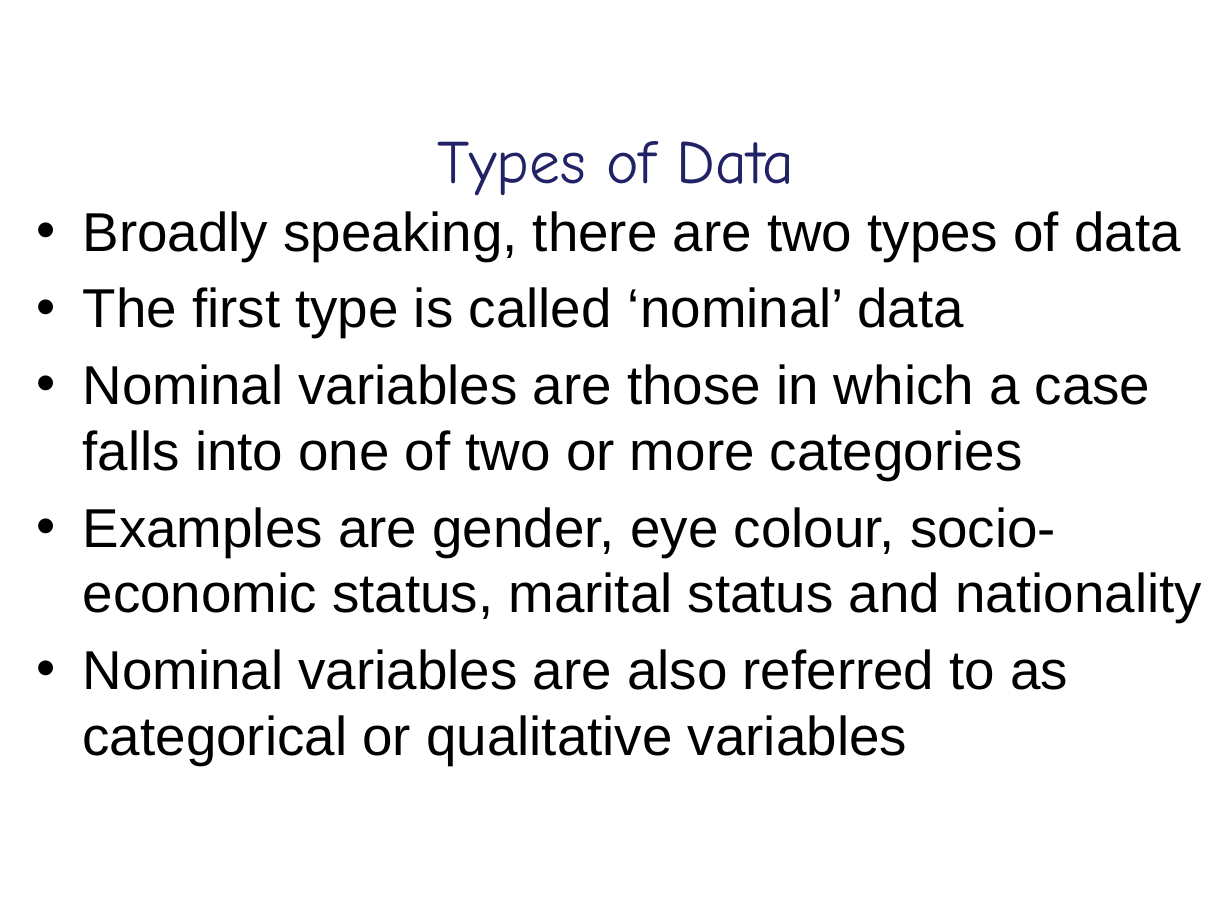
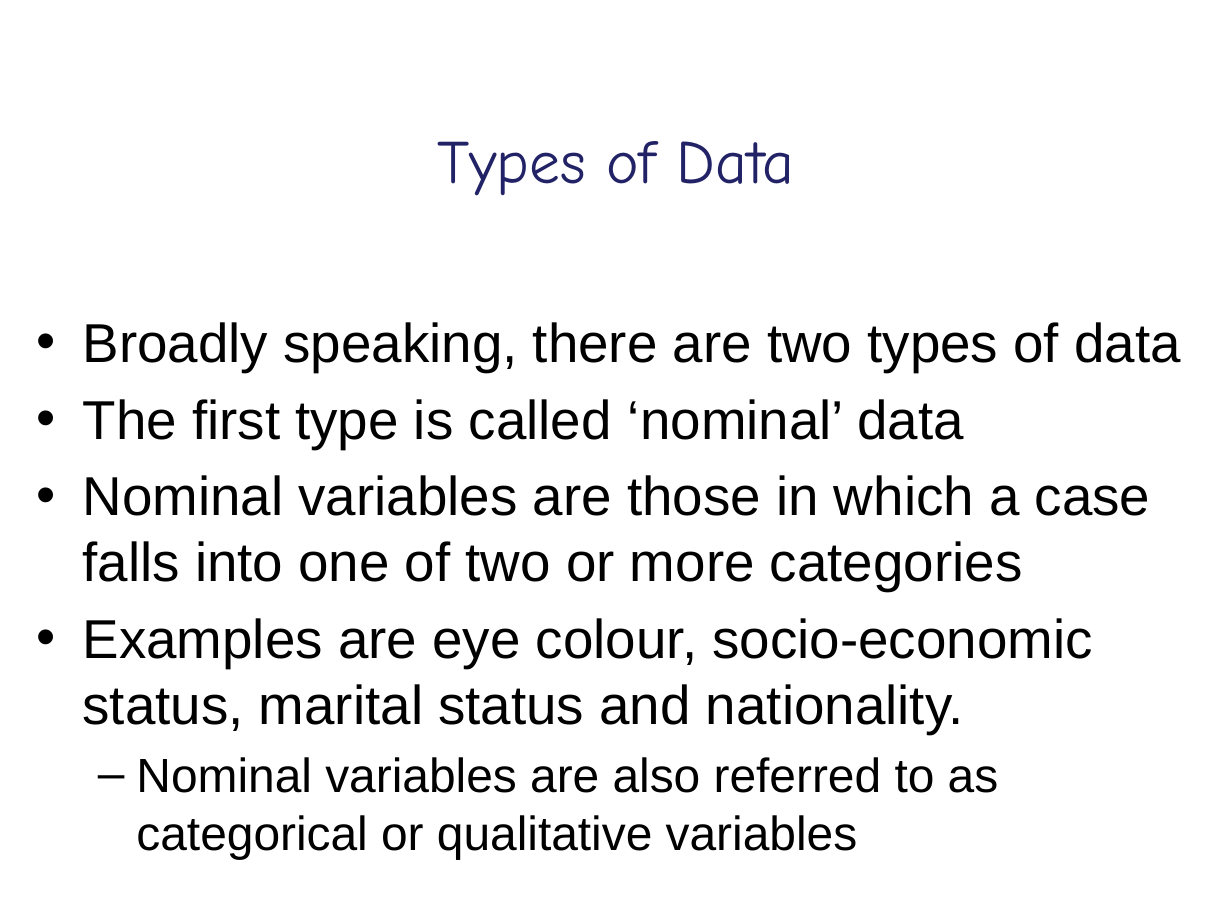
Before and after one commit to lu-psy-r/year1, a slide deck: slide 8 of PSYC121/data/Week_1/week 1 lecture slides.pptx. Drawn at 1232x924 pixels with LibreOffice and Linux fonts; fonts in the diff are those of the drawing. Boxes give left, top, right and bottom in pixels: in the first picture for what was removed or moved away, otherwise in the second. Text is boxed around its words. In the diff, an @@ line names an element or a change of style, - is before the commit and + after.

```diff
--- a/PSYC121/data/Week_1/week 1 lecture slides.pptx
+++ b/PSYC121/data/Week_1/week 1 lecture slides.pptx
@@ text "Broadly speaking, there are two ...": place and size @@
-text "Broadly speaking, there are two ..." at [83,211,1201,765]
+text "Broadly speaking, there are two ..." at [83,322,1181,859]
@@ text at [83,618,1092,733]: text changed @@
-• Examples are gender, eye colour, socio-economic status, marital status and nationality
+• Examples are eye colour, socio-economic status, marital status and nationality.
@@ text at [136,757,999,859]: size 32 to 28 pt in "Nominal variables are also referred to as ..."; bullet • to –; list level 1 to 2 in "Nominal variables are also referred ..." @@
```
Also in this commit, not shown: 9 other slides changed, 2 slides added, 2 slides removed, 3 other files.
